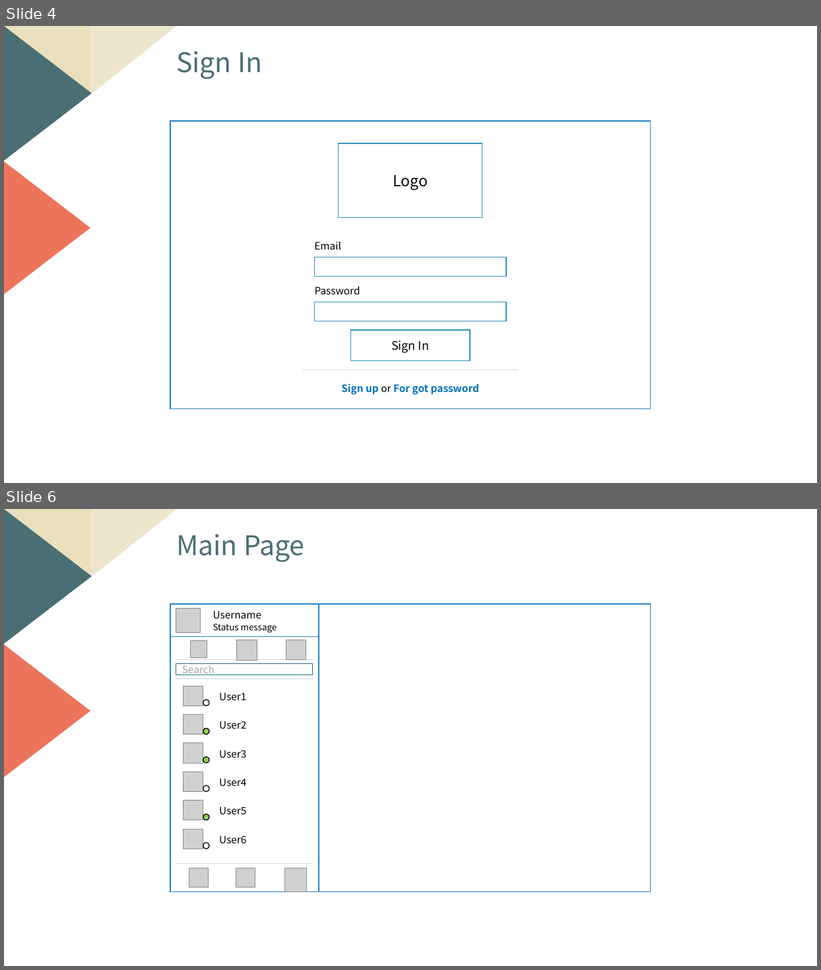
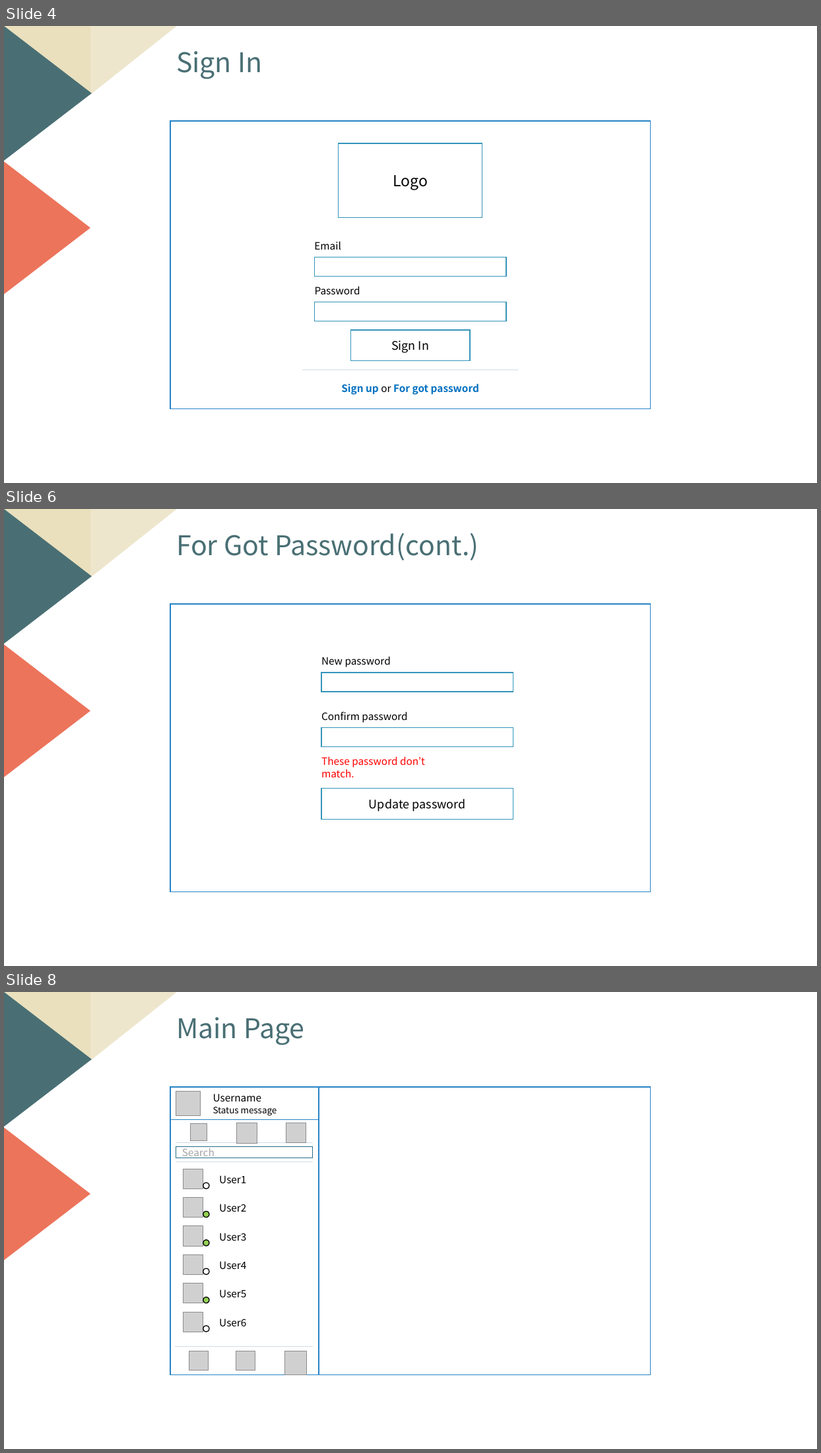
Before and after one commit to jhbaessi/coffee_beans, a slide deck: docs/GUI_Design_Concepts.pptx. Shown one above the other, each under a label of ours: slides 4 and 6 before the commit, slides 4, 6 and 8 after it; the slides between them are not shown. The pictures are 821x970 and 821x1453 pixels, drawn with LibreOffice and Linux fonts; fonts in the diff are those of the drawing; grey boxes stand for pictures. Boxes give left, top, right and bottom in pixels: in the first picture for what was removed or moved away, otherwise in the second. Text is boxed around its words. In the diff, an @@ line names an element or a change of style, - is before the commit and + after.

Commit message:
Add 'For got password' page

```diff
--- a/docs/GUI_Design_Concepts.pptx
+++ b/docs/GUI_Design_Concepts.pptx
@@ slide 6 added at (4, 509, 817, 966), background #FFFFFF; not listed: 4 template elements that a slide beside it also shows @@
@@ text added at (176, 533, 479, 560), 32 pt, text #496F74 @@
+For Got Password(cont.)
@@ rectangle added at (170, 604, 651, 892), fill #FFFFFF, outline #2683C6 1 pt @@
@@ text added at (321, 656, 391, 667), 12 pt, text #000000 @@
+New password
@@ rectangle added at (322, 673, 514, 692), fill #FFFFFF, outline #3494BA 1 pt @@
@@ text added at (321, 712, 407, 723), 12 pt, text #000000 @@
+Confirm password
@@ rectangle added at (322, 728, 514, 747), fill #FFFFFF, outline #3494BA 1 pt @@
@@ text added at (321, 757, 425, 778), 12 pt, text #FF0000 @@
+These password don’t match.
@@ rectangle added at (322, 789, 514, 820), fill #FFFFFF, outline #3494BA 1 pt, 14 pt, text #000000 @@
+Update password
@@ what was slide 6 is now slide 8 @@
```
Also in this commit, not shown: 3 slides changed, 1 other slide added.
